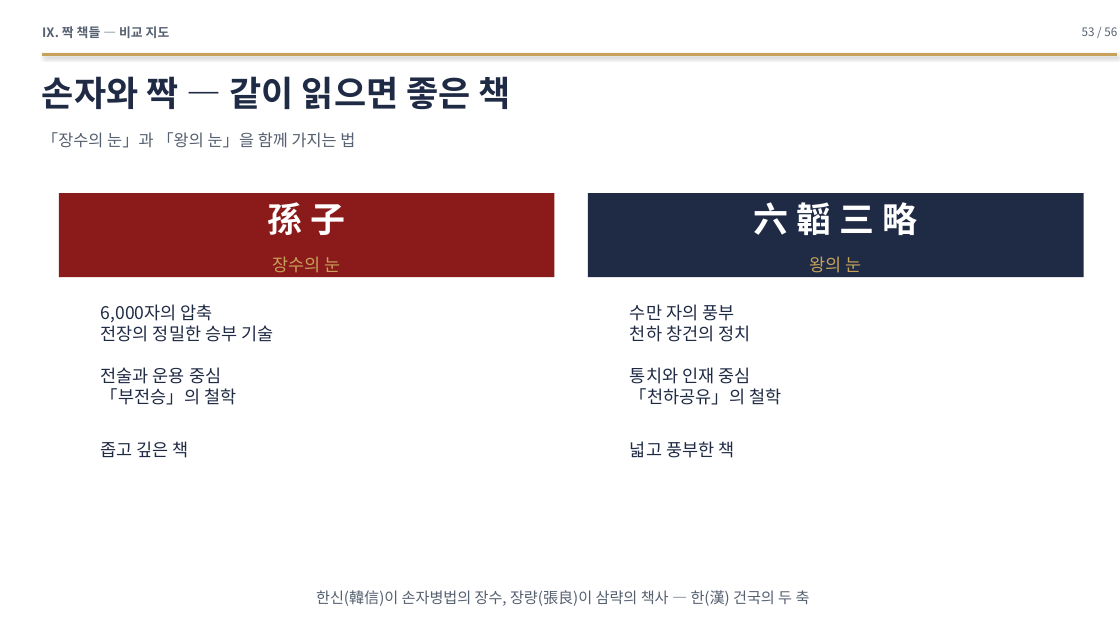
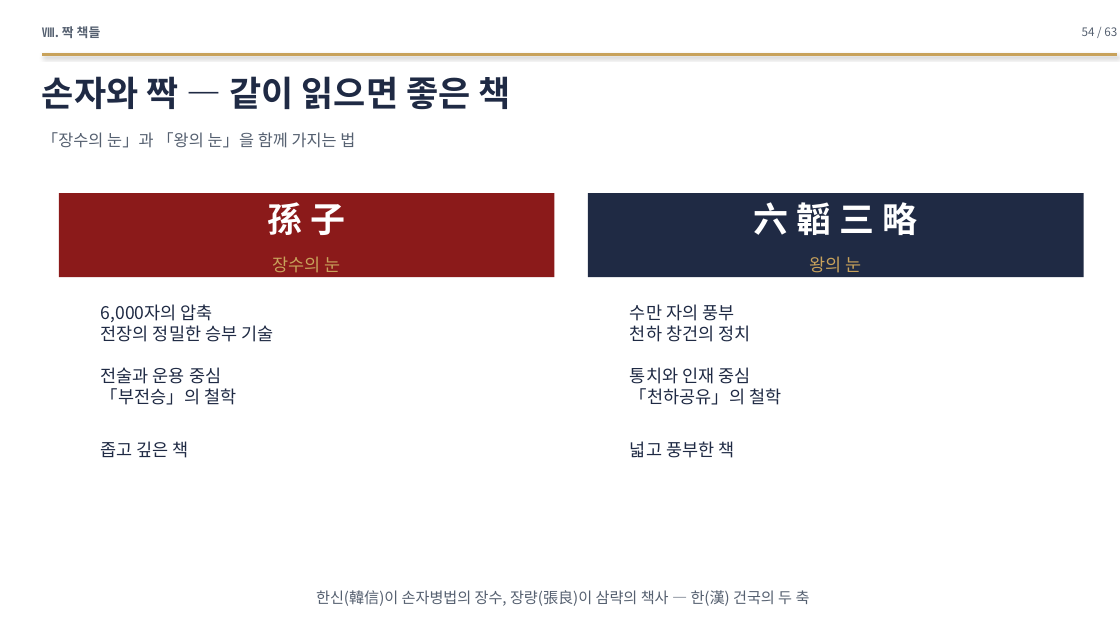
Before and after one commit to hpark1947/Oriental-Classics2, a slide deck: slide 54 of 발표자료/손자병법_발표자료.pptx (slide 53 before the commit). Drawn at 1120x630 pixels with LibreOffice and Linux fonts; fonts in the diff are those of the drawing. Boxes give left, top, right and bottom in pixels: in the first picture for what was removed or moved away, otherwise in the second. Text is boxed around its words. In the diff, an @@ line names an element or a change of style, - is before the commit and + after.

```diff
--- a/발표자료/손자병법_발표자료.pptx
+++ b/발표자료/손자병법_발표자료.pptx
@@ text at (42,26,101,38): text changed @@
-Ⅸ. 짝 책들 — 비교 지도
+Ⅷ. 짝 책들
@@ text at (1082,27,1117,36): text changed @@
-53 / 56
+54 / 63
```
Also in this commit, not shown: 53 other slides changed, 7 slides added, 1 other file.
